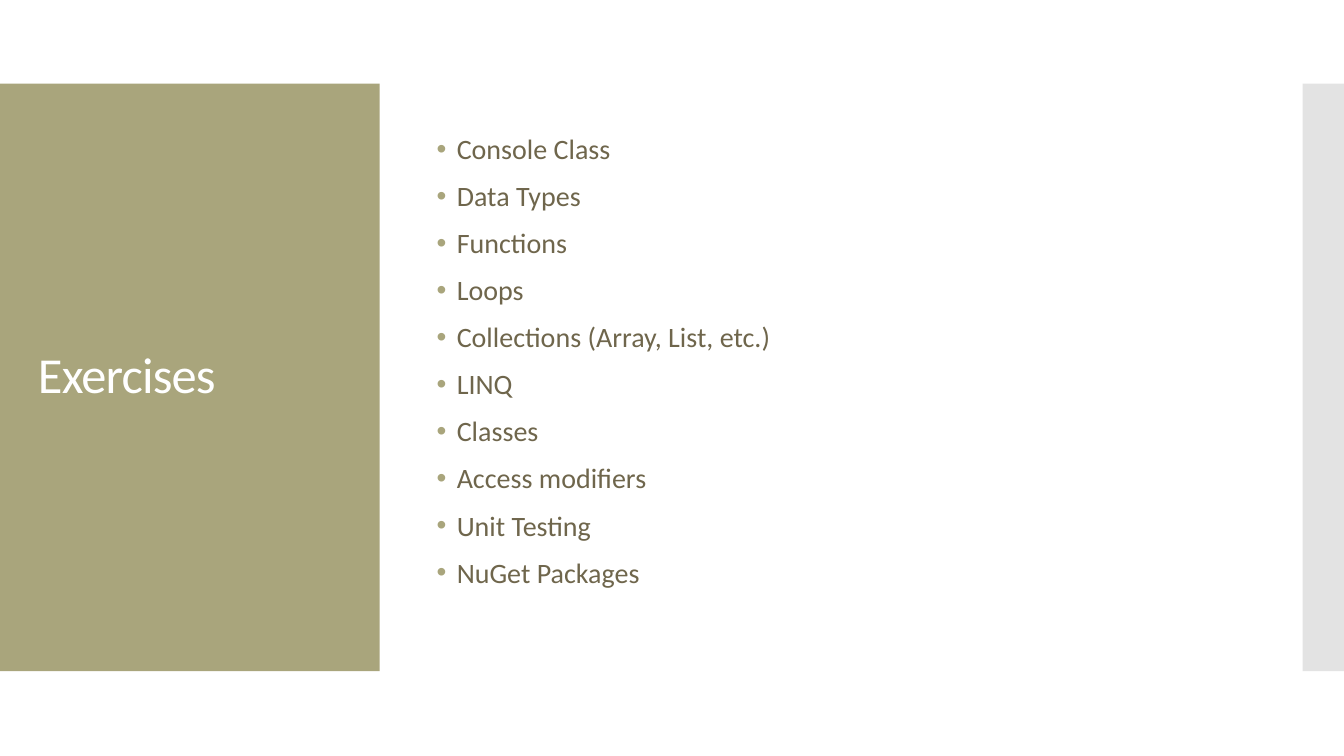
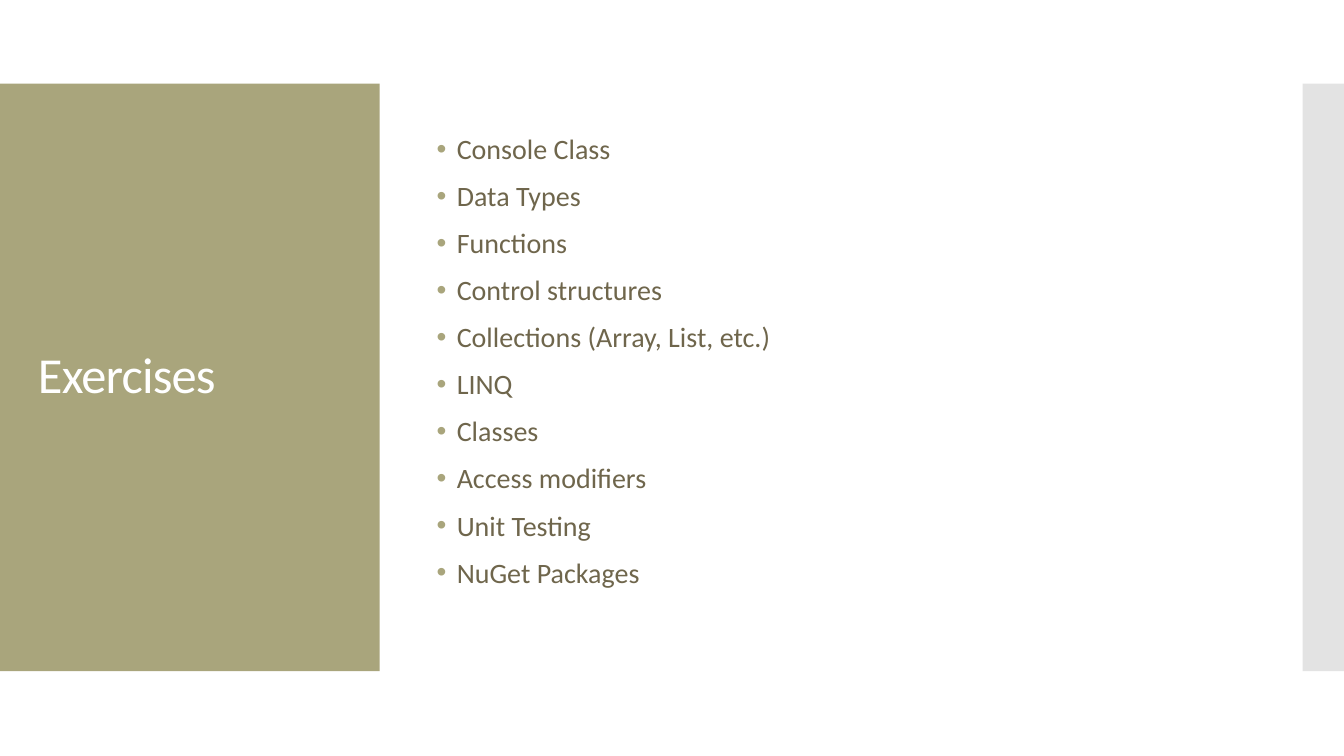
Before and after one commit to Manny-Apsel/.NET-C-Workshop, a slide deck: slide 18 of Presentation.pptx. Drawn at 1344x756 pixels with LibreOffice and Linux fonts; fonts in the diff are those of the drawing. Boxes give left, top, right and bottom in pixels: in the first picture for what was removed or moved away, otherwise in the second. Text is boxed around its words. In the diff, an @@ line names an element or a change of style, - is before the commit and + after.

Commit message:
renamed loops exercises to control structres & made some exercises for them

```diff
--- a/Presentation.pptx
+++ b/Presentation.pptx
@@ text at bbox=[457, 280, 662, 300]: text changed @@
-• Loops
+• Control structures
```
Also in this commit, not shown: 1 other slide changed, 2 slides added.
